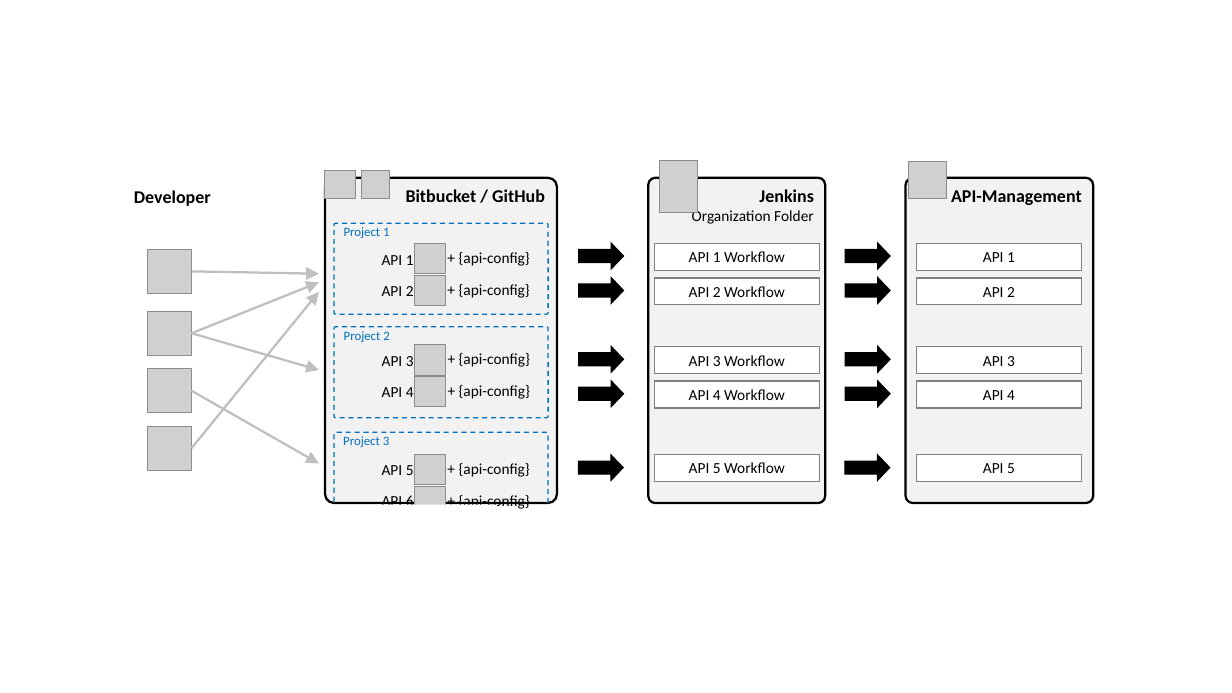
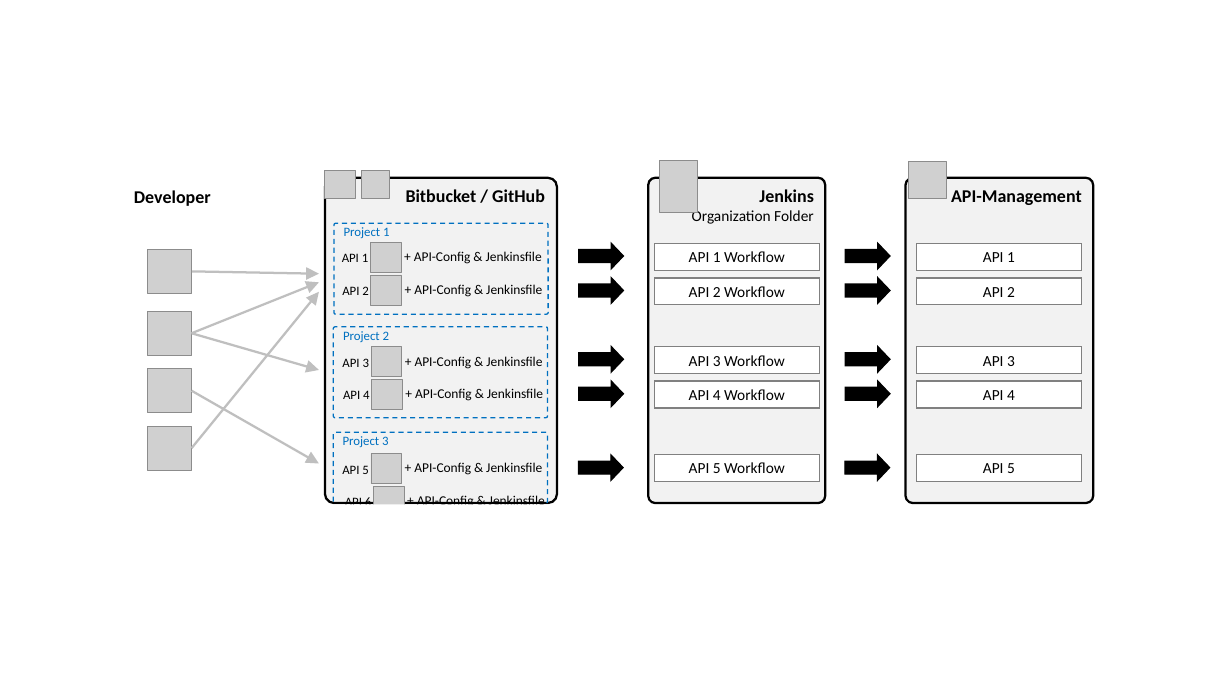
Before and after one commit to Axway-API-Management-Plus/apim-cli, a slide deck: slide 1 of misc/documentation/Images.pptx. Drawn at 1232x693 pixels with LibreOffice and Linux fonts; fonts in the diff are those of the drawing; grey boxes stand for pictures; background and template pictures are left out. Boxes give left, top, right and bottom in pixels: in the first picture for what was removed or moved away, otherwise in the second. Text is boxed around its words. In the diff, an @@ line names an element or a change of style, - is before the commit and + after.

```diff
--- a/misc/documentation/Images.pptx
+++ b/misc/documentation/Images.pptx
@@ text "API 1": place and size @@
-text "API 1" at <box>382,255,414,265</box>
+text "API 1" at <box>342,253,368,262</box>
@@ text at <box>414,251,542,264</box>: text changed; size 12 to 10.5 pt @@
-+ {api-config}
++ API-Config & Jenkinsfile
@@ text "API 2": place and size @@
-text "API 2" at <box>382,286,414,296</box>
+text "API 2" at <box>342,286,368,295</box>
@@ text at <box>414,284,542,297</box>: text changed; size 12 to 10.5 pt @@
-+ {api-config}
++ API-Config & Jenkinsfile
@@ text "API 3": place and size @@
-text "API 3" at <box>382,356,414,366</box>
+text "API 3" at <box>342,358,369,367</box>
@@ 4 pictures: place and size @@
-4 pictures at <box>415,244,445,485</box>
+4 pictures at <box>371,242,402,484</box>
@@ text at <box>415,356,542,369</box>: text changed; size 12 to 10.5 pt @@
-+ {api-config}
++ API-Config & Jenkinsfile
@@ size 12 to 10 pt in 6 elements at <box>342,253,368,262</box>, <box>345,497,371,505</box>, <box>342,465,368,474</box>, <box>342,286,368,295</box>, <box>342,358,369,367</box>, <box>343,390,369,399</box> @@
@@ text "API 4": place and size @@
-text "API 4" at <box>382,387,414,397</box>
+text "API 4" at <box>343,390,369,399</box>
@@ picture: place and size @@
-picture at <box>415,377,445,408</box>
+picture at <box>372,380,402,410</box>
@@ text at <box>415,388,543,401</box>: text changed; size 12 to 10.5 pt @@
-+ {api-config}
++ API-Config & Jenkinsfile
@@ freeform shape "Project 3" at <box>334,433,548,503</box>: outline redrawn @@
@@ text "API 5": place and size @@
-text "API 5" at <box>382,465,414,475</box>
+text "API 5" at <box>342,465,368,474</box>
@@ text at <box>414,462,542,475</box>: text changed; size 12 to 10.5 pt @@
-+ {api-config}
++ API-Config & Jenkinsfile
@@ rectangle: place and size @@
-rectangle at <box>370,505,497,519</box>
+rectangle at <box>325,505,557,543</box>
@@ text "API 6": place and size @@
-text "API 6" at <box>382,495,414,505</box>
+text "API 6" at <box>345,497,371,505</box>
@@ picture: place and size @@
-picture at <box>415,486,445,517</box>
+picture at <box>373,486,404,517</box>
@@ text at <box>417,495,545,505</box>: text changed; size 12 to 10.5 pt @@
-+ {api-config}
++ API-Config & Jenkinsfile
```
Also in this commit, not shown: 2 other files.
